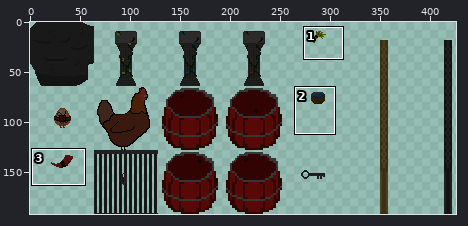
File history of a sprite sheet, Output/Assets/Maps/Objetos_puzzle_dungeon2.png. Above: a wide view before the commit, with the close-up outlined.
Close-up. Old version:
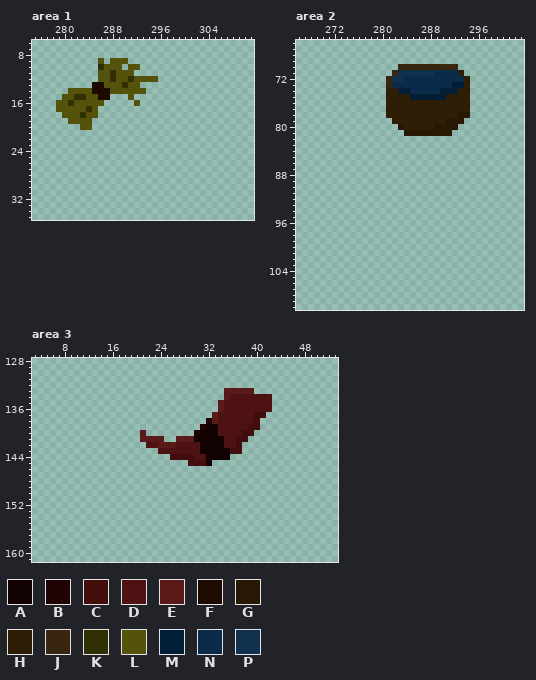
The file is 448x192 pixels. Colours within 5 levels of each other are drawn and written as one. Shown: area 1: x 275..311, y 6..35; area 2: x 266..303, y 66..110; area 3: x 3..53, y 128..161. The wide view leaves out empty margins.
Palette (. is transparent): A #120101  B #210303  C #430d0d  D #4e1212  E #5b1a1a  F #1d0b00  G #271804  H #2f1e06  J #38270e  K #313003  L #55520b  M #021e37  N #0a2b4a  P #10324f
Pixels before, area 1, first column x 279:
 9 .......L.LLL.....
10 .......KLLL.LL...
11 .......LLKLLL....
12 .......LLKLLKLLLL
13 ......FFLLLKLL...
14 ..LLLLFFFLLLLLL..
15 .LLKKLLFF...L....
16 LLKLLLLL.....L...
17 LLLLLKL..........
18 .LLLKLL..........
19 ..LLLL...........
20 ....LL...........
Pixels before, area 2, first column x 281:
70 ..JJJJJJJJJJ..
71 .JPPPPPPNNNNH.
72 JPPNNNNNNNNNNH
73 JNNNNNNNNNNMMH
74 HHMMNNNNNMMMHH
75 HHHHMMMMMMHHHH
76 HHHHHHHHHHHHHH
77 HHHHHHHHHHHHHH
78 HHHHHHHHHHHHGG
79 .HHHHHHHHHGGG.
80 ..GHHHHHGGGG..
81 ...GGGGGGGG...
Pixels before, area 3, first column x 21:
133 ..............EEEEE...
134 ..............EDDDDDDD
135 .............EDDDDDDDD
136 .............EDDDDDDDD
137 ............EDDDDDDCC.
138 ...........BEDDDDDDC..
139 ..........BAADDDDDCC..
140 E........BAAADDDDCC...
141 EEEE..EEEAAAAADDCC....
142 .DDEEEDDDDAAAADDC.....
143 ...DDDDDDDAAAAACC.....
144 .....CCCCDDAAAA.......
145 ........CCCA..........
After the commit:
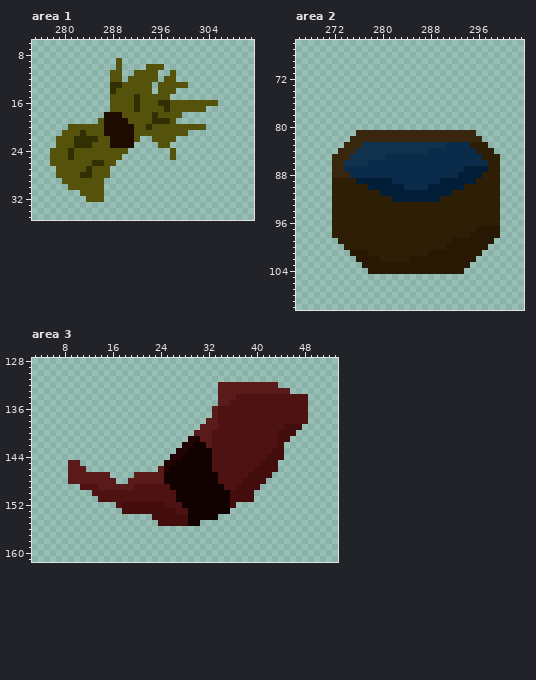
From old to new:
Area 1:
y 9: x 286 L -> .; x 288 L -> .; x 290 L -> .
y 10: x 286..288 KLL -> ...; x 291..292 LL -> ..; x 294..296 ... -> LLL
y 11: x 286..288 LLK -> ..L; x 290..295 LL.... -> ..LLLL; x 298 . -> L
y 12: x 286..288 LLK -> ..L; x 290..291 LK -> .L; x 297..298 .. -> LL
y 13: x 285..290 FFLLLK -> ...KKL; x 293..294 .. -> LL; x 296..300 ..... -> LLLLL
y 14: x 281..288 LLLLFFFL -> .......K; x 294 . -> L; x 296..298 ... -> LLL
y 15: x 280..290 LLKKLLFF... -> ........LLL; x 292..297 ...... -> KLLLLL
y 16: x 279..286 LLKLLLLL -> ........; x 288..305 ....L............. -> LLLLKLLLKKLLLLLLLL
y 17: x 279..285 LLLLLKL -> .......; x 288..303 ................ -> LLLLKLLLLKLLLLLL
y 18: x 280..285 LLLKLL -> ......; x 287..299 ............. -> FFFLLLLLKLLLL
y 19: x 281..284 LLLL -> ....; x 286..298 ............. -> LFFFFLLLLKKKL
y 20: x 281..282 .. -> LL; x 285..303 ................... -> LLFFFFFLLKLLLLLLLLL
y 21: x 280..300 ..................... -> LLLKLLLFFFFFLLLLLLLLL
y 22: x 279..292 .............. -> LLLKKKKLLFFFFL; x 295..298 .... -> LLLL
y 23: x 279..291 ............. -> LLLKKKLLLFFFF; x 296..297 .. -> LL
y 24: x 278..290 ............. -> LLLKLLLLLLLLL; x 298 . -> L
y 25: x 278..289 ............ -> LLLKLLLLLLLL; x 298 . -> L
y 26: x 278..288 ........... -> LLLLLLLKKLL
y 27: x 279..287 ......... -> LLLLLKLLL
y 28: x 279..287 ......... -> LLLLKKLLL
y 29: x 280..286 ....... -> LLLLLLL
y 30: x 281..286 ...... -> LLLLLL
y 31: x 283..286 .... -> LLLL
y 32: x 284..286 ... -> LLL
Area 2:
y 70: x 283..292 JJJJJJJJJJ -> ..........
y 71: x 282..293 JPPPPPPNNNNH -> ............
y 72: x 281..294 JPPNNNNNNNNNNH -> ..............
y 73: x 281..294 JNNNNNNNNNNMMH -> ..............
y 74: x 281..294 HHMMNNNNNMMMHH -> ..............
y 75: x 281..294 HHHHMMMMMMHHHH -> ..............
y 76..77: x 281..294 HHHHHHHHHHHHHH -> ..............
y 78: x 281..294 HHHHHHHHHHHHGG -> ..............
y 79: x 282..293 HHHHHHHHHGGG -> ............
y 80: x 283..292 GHHHHHGGGG -> ..........
y 81: x 276..295 ........GGGGGGGG.... -> JJJJJJJJJJJJJJJJJJJJ
y 82: x 275..296 ...................... -> JJJJJJJJJJJJJJJJJJJJJJ
y 83: x 274..297 ........................ -> JJJPPPPPPPPPPPPPPNNNNHHH
y 84: x 273..298 .......................... -> JJJPPPPPPPPPPPPNNNNNNNNHHH
y 85: x 272..299 ............................ -> JJJPPPPPPNNNNNNNNNNNNNNNNHHH
y 86: x 272..299 ............................ -> JJPPPPNNNNNNNNNNNNNNNNNNNNHH
y 87: x 272..299 ............................ -> JJNNNNNNNNNNNNNNNNNNNNMMMMHH
y 88: x 272..299 ............................ -> JJJNNNNNNNNNNNNNNNNNNMMMMHHH
y 89: x 272..299 ............................ -> HHHHMMMMMMNNNNNNNNMMMMMMHHHH
y 90: x 272..299 ............................ -> HHHHHHMMMMMMNNNNMMMMMMHHHHHH
y 91: x 272..299 ............................ -> HHHHHHHHMMMMMMMMMMMMHHHHHHHH
y 92: x 272..299 ............................ -> HHHHHHHHHHMMMMMMMMHHHHHHHHHH
y 93..96: x 272..299 ............................ -> HHHHHHHHHHHHHHHHHHHHHHHHHHHH
y 97: x 272..299 ............................ -> HHHHHHHHHHHHHHHHHHHHHHHHGGGG
y 98: x 272..299 ............................ -> HHHHHHHHHHHHHHHHHHHHHHHGGGGG
y 99: x 273..298 .......................... -> HHHHHHHHHHHHHHHHHHHGGGGGGG
y 100: x 274..297 ........................ -> HHHHHHHHHHHHHHHHHGGGGGGG
y 101: x 275..296 ...................... -> GGGHHHHHHHHHHGGGGGGGGG
y 102: x 276..295 .................... -> GGGGHHHHHGGGGGGGGGGG
y 103: x 277..294 .................. -> GGGGGGGGGGGGGGGGGG
y 104: x 278..293 ................ -> GGGGGGGGGGGGGGGG
Area 3:
y 132: x 34..43 .......... -> EEEEEEEEEE
y 133: x 34 . -> E; x 40..45 ...... -> EEEEEE
y 134: x 34 . -> E; x 36 D -> E; x 43..48 ...... -> DDDDDD
y 135: x 35 D -> E; x 43..48 ...... -> DDDDDD
y 136: x 33..34 .E -> ED; x 43..48 ...... -> DDDDDD
y 137: x 40..48 CC....... -> DDDDDDDDD
y 138: x 32 B -> E; x 40..48 C........ -> DDDDDDDDD
y 139: x 31..33 BAA -> EEE; x 39..47 CC....... -> DDDDDDCCC
y 140: x 21 E -> .; x 30..33 BAAA -> EEED; x 38..46 CC....... -> DDDDDDCCC
y 141: x 21..24 EEEE -> ....; x 27..34 EEEAAAAA -> ..BBEEDD; x 37..45 CC....... -> DDDDDDDCC
y 142: x 22..30 DDEEEDDDD -> ......BBA; x 32..34 AAA -> EDD; x 37..44 C....... -> DDDDDDDC
y 143: x 24..30 DDDDDDD -> ...BBAA; x 33..44 AAACC....... -> DDDDDDDDDDCC
y 144: x 26..31 CCCCDD -> BBAAAA; x 33..44 AAA......... -> DDDDDDDDDCCC
y 145: x 9..10 .. -> EE; x 25..31 ....CCC -> BBAAAAA; x 33..43 ........... -> DDDDDDDDCCC
y 146: x 9..11 ... -> EEE; x 24..43 .................... -> EBAAAAAAADDDDDDDCCCC
y 147: x 9..15 ....... -> EEEEEEE; x 20..42 ....................... -> EEEEEAAAAAAAAADDDDDCCCC
y 148: x 9..16 ........ -> EEEEEEEE; x 19..41 ....................... -> EEEEEEAAAAAAAAADDDDCCCC
y 149: x 11..40 .............................. -> DDDEEEEEEDDDDDDAAAAAAAAADDCCCC
y 150: x 13..39 ........................... -> DDDDDDDDDDDDDDAAAAAAAAACCCC
y 151: x 14..39 .......................... -> DDDDDDDDDDDDDAAAAAAAAACCCC
y 152: x 17..36 .................... -> DCCCCCCCDDDAAAAAAAAC
y 153: x 18..35 .................. -> CCCCCCCCCDDAAAAAAA
y 154: x 23..33 ........... -> CCCCCCAAAAA
y 155: x 24..30 ....... -> CCCCCAA
Pixel boxes of the changes (left, top, right, bottom) in both close-ups:
changed: (50, 58, 218, 202)
changed: (332, 64, 500, 274)
changed: (68, 382, 308, 526)
